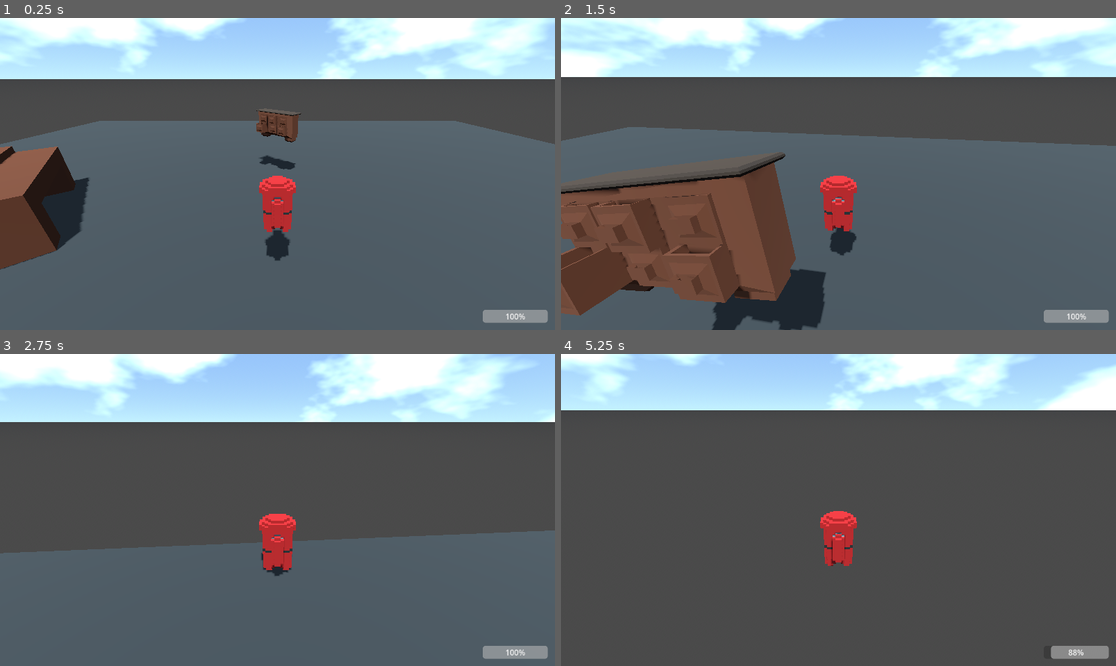
Above: before the commit, frames 1-4 (two rows, left to right).
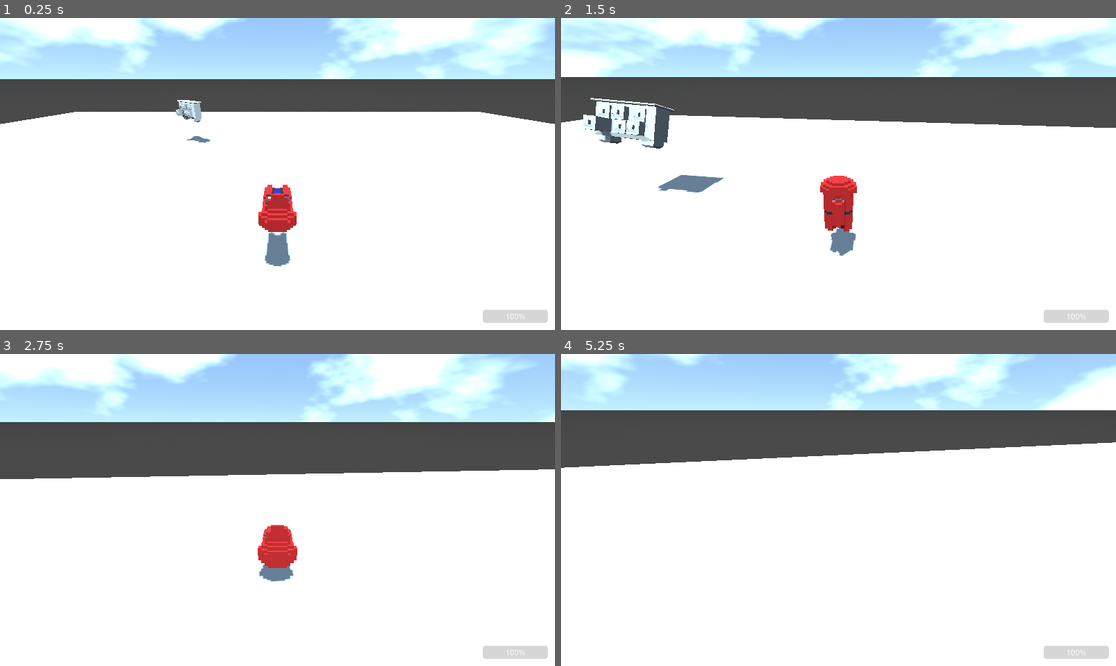
Above: after the commit, the same moments.

Repository: Notre-Github/damogus-the-great-return
Game: Godot game, scene res://Scenes/main.tscn
Same seed, same stepped clock (60 frames per second), same inputs: the game is played once before the commit and once after it.
Inputs (mouse positions are in pixels of both pictures, inside the frame that each line leads up to):
- Up to frame 1 (0.25 s): no input
- Up to frame 2 (1.5 s): move the mouse to (866, 174) at 0.52 s; hold W (move_forward) from 0.53 s (still down); tap Ctrl (roll, bound only after the commit) at 0.6, 1.35 s; tap Space (jump) at 0.77 s; move the mouse to (810, 174) at 1.27 s
- Up to frame 3 (2.75 s): keep holding W (move_forward); tap Space (jump) at 1.52 s; move the mouse to (288, 503) at 2.02 s; tap Ctrl (roll, bound only after the commit) at 2.1 s
- Up to frame 4 (5.25 s): move the mouse to (832, 516) at 2.77 s; tap Ctrl (roll, bound only after the commit) at 2.85, 3.6, 4.35 s; tap Space (jump) at 3.02, 3.77, 4.52 s; move the mouse to (877, 513) at 3.52 s; tap Escape (ui_cancel) at 4.15 s; move the mouse to (672, 463) at 4.27 s; release W (move_forward) at 4.28 s; hold A (move_left) 4.28-5 s; click "Resume" at 5 s

The runs differ from the first frame. In frame 1, 69% of the frame differs, in the area x 0-100%, y 26-100%; in frame 2, 66%; in frame 3, 61%; in frame 4, 68%.

Commit message:
roll added, en mode dark souls ou bien

Diff:
--- a/Scenes/Player.tscn
+++ b/Scenes/Player.tscn
@@ -63,8 +63,7 @@
 mesh = ExtResource("2_dgyav")
 
 [node name="GPUParticles3D" type="GPUParticles3D" parent="MeshInstance3D"]
-transform = Transform3D(1, 0, 0, 0, 1, 0, 0, 0, 1, -0.00407091, -0.792813, 0.605417)
-emitting = false
+transform = Transform3D(1, 0, 0, 0, 1, 0, 0, 0, 1, 0, -0.485464, 0.482185)
 amount = 100
 lifetime = 0.6
 visibility_aabb = AABB(-4, -3.15344, -4, 8, 8, 8)
--- a/Scenes/main.tscn
+++ b/Scenes/main.tscn
@@ -1,9 +1,8 @@
-[gd_scene load_steps=19 format=3 uid="uid://cnng0rv0punab"]
+[gd_scene load_steps=16 format=3 uid="uid://dsq5j3i0m4dfk"]
 
 [ext_resource type="PackedScene" uid="uid://bvqd1l4jpnjhi" path="res://Scenes/Player.tscn" id="1_cgk4e"]
-[ext_resource type="ArrayMesh" uid="uid://iku5a1nd4wl1" path="res://Models/Materials/Comode.obj" id="2_5fn4n"]
-[ext_resource type="Material" uid="uid://hdybqwmextni" path="res://Models/Materials/maron.tres" id="3_8pvix"]
-[ext_resource type="ArrayMesh" uid="uid://dtgg4a5brtio7" path="res://Models/Materials/Lit de Sus.obj" id="3_fkfee"]
+[ext_resource type="ArrayMesh" uid="uid://iku5a1nd4wl1" path="res://Models/Decorations/Comode.obj" id="2_nwttt"]
+[ext_resource type="ArrayMesh" uid="uid://dtgg4a5brtio7" path="res://Models/Decorations/Lit de Sus.obj" id="2_r5ntx"]
 
 [sub_resource type="Gradient" id="Gradient_6ng2r"]
 offsets = PackedFloat32Array(0.473684, 0.706767, 0.955801)
@@ -40,25 +39,19 @@
 fog_sky_affect = 0.992
 
 [sub_resource type="BoxShape3D" id="BoxShape3D_h5tr4"]
-size = Vector3(69, 0, 69)
+size = Vector3(100, 2, 100)
 
 [sub_resource type="PlaneMesh" id="PlaneMesh_51q8f"]
-size = Vector2(69, 69)
+size = Vector2(100, 100)
 
 [sub_resource type="StandardMaterial3D" id="StandardMaterial3D_7cydo"]
-albedo_color = Color(0.129412, 0.129412, 0.129412, 1)
+albedo_color = Color(0.588235, 0.588235, 0.588235, 1)
 
 [sub_resource type="PhysicsMaterial" id="PhysicsMaterial_6670c"]
 bounce = 1.0
 
-[sub_resource type="StandardMaterial3D" id="StandardMaterial3D_f1xa3"]
-albedo_color = Color(0.160784, 0.105882, 0.0666667, 1)
-
 [sub_resource type="BoxShape3D" id="BoxShape3D_rfadf"]
 size = Vector3(1.07222, 2.14136, 3.7161)
-
-[sub_resource type="BoxShape3D" id="BoxShape3D_j2f00"]
-size = Vector3(1, 0.659209, 0.721475)
 
 [sub_resource type="BoxShape3D" id="BoxShape3D_5k0no"]
 size = Vector3(8.58417, 3.11344, 14.35)
@@ -78,6 +71,7 @@
 [node name="StaticBody3D" type="StaticBody3D" parent="."]
 
 [node name="CollisionShape3D" type="CollisionShape3D" parent="StaticBody3D"]
+transform = Transform3D(1, 0, 0, 0, 1, 0, 0, 0, 1, 0, -1, 0)
 shape = SubResource("BoxShape3D_h5tr4")
 
 [node name="MeshInstance3D" type="MeshInstance3D" parent="StaticBody3D"]
@@ -89,37 +83,22 @@
 collision_layer = 2
 
 [node name="RigidBody3D" type="RigidBody3D" parent="."]
-transform = Transform3D(0.979938, 0, 1.10777, 0, 1.479, 0, -1.10777, 0, 0.979938, 0, 5.39555, -10.7572)
+transform = Transform3D(0.979938, 0, 1.10777, 0, 1.479, 0, -1.10777, 0, 0.979938, -10.4469, 5.39555, -22.7199)
 physics_material_override = SubResource("PhysicsMaterial_6670c")
 
 [node name="MeshInstance3D" type="MeshInstance3D" parent="RigidBody3D"]
-transform = Transform3D(1, 0, 0, 0, 1, 0, 0, 0, 1, 0, -1.12874, 0)
-mesh = ExtResource("2_5fn4n")
-surface_material_override/0 = ExtResource("3_8pvix")
-surface_material_override/1 = ExtResource("3_8pvix")
-surface_material_override/2 = ExtResource("3_8pvix")
-surface_material_override/3 = ExtResource("3_8pvix")
-surface_material_override/4 = ExtResource("3_8pvix")
-surface_material_override/5 = ExtResource("3_8pvix")
-surface_material_override/6 = ExtResource("3_8pvix")
-surface_material_override/7 = ExtResource("3_8pvix")
-surface_material_override/8 = ExtResource("3_8pvix")
-surface_material_override/9 = SubResource("StandardMaterial3D_f1xa3")
+transform = Transform3D(1, 0, 0, 0, 1, 0, 0, 0, 1, 0, -1.14648, 0)
+mesh = ExtResource("2_nwttt")
 
 [node name="CollisionShape3D" type="CollisionShape3D" parent="RigidBody3D"]
 shape = SubResource("BoxShape3D_rfadf")
 
-[node name="CollisionShape3D2" type="CollisionShape3D" parent="RigidBody3D"]
-transform = Transform3D(1, 0, 0, 0, 1, 0, 0, 0, 1, -0.678832, -0.222353, -0.973742)
-shape = SubResource("BoxShape3D_j2f00")
-
 [node name="RigidBody3D2" type="RigidBody3D" parent="."]
-transform = Transform3D(-0.214081, 0, 0.279419, 0, 0.352002, 0, -0.279419, 0, -0.214081, -11.7771, 1.67422, -1.49451)
+transform = Transform3D(-0.214081, 0, 0.279419, 0, 0.352002, 0, -0.279419, 0, -0.214081, -22.545, 1.67422, 18.5213)
 
 [node name="MeshInstance3D" type="MeshInstance3D" parent="RigidBody3D2"]
 transform = Transform3D(1, 0, 5.96046e-08, 0, 1, 0, -5.96046e-08, 0, 1, -0.0971832, -1.12874, -0.116045)
-mesh = ExtResource("3_fkfee")
-surface_material_override/0 = ExtResource("3_8pvix")
+mesh = ExtResource("2_r5ntx")
 
 [node name="CollisionShape3D" type="CollisionShape3D" parent="RigidBody3D2"]
 transform = Transform3D(1, 0, 5.96046e-08, 0, 1, 0, -5.96046e-08, 0, 1, 3.19481, 0.385798, -6.12113)
--- a/Scripts/Player.gd
+++ b/Scripts/Player.gd
@@ -1,8 +1,12 @@
 extends CharacterBody3D
 
-const SPEED = 15.0
+const SPEED = 12
 const JUMP_VELOCITY = 20
 const JETPACK_VELOCITY = 1.1
+const ROLL_SPEED = 14
+var roll_time = 0.66
+var rolling = true
+var roll_direction = 0
 
 var jetpack_fuel = 7
 var jetpack_enable = false
@@ -28,6 +32,10 @@
 		jetpack_fuel = 7
 		jetpack_enable = false
 
+
+	var input_dir = Input.get_vector("move_left", "move_right", "move_forward", "move_back") #vecteur à partir des controles
+	var direction = (transform.basis * Vector3(input_dir.x, 0, input_dir.y))
+
 	if Input.is_action_just_pressed("jump") and is_on_floor(): # gestion du saut
 		velocity.y = JUMP_VELOCITY
 	elif Input.is_action_just_pressed("jump") and !is_on_floor(): # si on appuie une deuxième fois sur espace
@@ -40,18 +48,30 @@
 
 	_uiFuelBar.value = jetpack_fuel # pour l'UI
 
-	var input_dir = Input.get_vector("move_left", "move_right", "move_forward", "move_back") #vecteur à partir des controles
-	var direction = (transform.basis * Vector3(input_dir.x, 0, input_dir.y))
-
 	direction = direction.rotated(Vector3.UP, _spring_arm.rotation.y) # on rotate suivant l'angle de la camera
 
-	if direction:
+	if direction and !rolling:
 		velocity.x = direction.x * SPEED
 		velocity.z = direction.z * SPEED
 	else:
 		velocity.x = move_toward(velocity.x, 0, SPEED)
 		velocity.z = move_toward(velocity.z, 0, SPEED)
 
+	if Input.is_action_just_pressed("roll") and !rolling and is_on_floor(): #déclencheur de la roulade
+		if direction: # gestion de l'angle de la roulade selon l'angle de la cam
+			roll_direction = _spring_arm.rotation.y
+		else: # si pas de direction du stick, on prends l'angle du personnage
+			roll_direction = _mesh.rotation.y
+		rolling = true
+
+	if rolling: # la roulade
+		roll_time -= delta
+		_mesh.rotation.x = roll_time * (1/0.25) # pour faire spin le perso, c'est pepega
+		velocity = Vector3(velocity.x, velocity.y, -ROLL_SPEED).rotated(Vector3.UP, roll_direction) # on donne de la vitesse dans la direction de la 1ere frame de la roulade
+		if roll_time < 0:
+			rolling = false
+			roll_time = 1
+			_mesh.rotation.x = 0
 
 func _process(delta):
 	move_and_slide() # deprecated : pour le jitter (non kakoh on est pas en pvp pot)
--- a/Scripts/pause_menu.gd
+++ b/Scripts/pause_menu.gd
@@ -6,7 +6,6 @@
 @onready var optionButton: Button = $CenterContainer/PauseMenu/MarginContainer/VBoxContainer/OptionButton
 @onready var quitButton: Button = $CenterContainer/PauseMenu/MarginContainer/VBoxContainer/QuitButton
 
-@onready var fullscreen: Button = $OptionCenterContainer/OptionMenu/MarginContainer/VBoxContainer/HBoxContainer/Fullscreen
 @onready var backButton: Button = $OptionCenterContainer/OptionMenu/MarginContainer/VBoxContainer/BackButton
 
 @onready var textSens: Label = $OptionCenterContainer/OptionMenu/MarginContainer/VBoxContainer/HBoxContainer/VBoxContainer/HBoxContainer/Sens
@@ -20,6 +19,7 @@
 	optionButton.pressed.connect(optionOpen)
 	backButton.pressed.connect(optionClose)
 	quitButton.pressed.connect(get_tree().quit)
+	DisplayServer.window_set_mode(DisplayServer.WINDOW_MODE_FULLSCREEN)
 
 
 func unpause():
--- a/project.godot
+++ b/project.godot
@@ -21,6 +21,12 @@
 
 [input]
 
+roll={
+"deadzone": 0.5,
+"events": [Object(InputEventKey,"resource_local_to_scene":false,"resource_name":"","device":-1,"window_id":0,"alt_pressed":false,"shift_pressed":false,"ctrl_pressed":false,"meta_pressed":false,"pressed":false,"keycode":0,"physical_keycode":4194326,"key_label":0,"unicode":0,"echo":false,"script":null)
+, Object(InputEventJoypadButton,"resource_local_to_scene":false,"resource_name":"","device":-1,"button_index":1,"pressure":0.0,"pressed":true,"script":null)
+]
+}
 move_left={
 "deadzone": 0.5,
 "events": [Object(InputEventJoypadMotion,"resource_local_to_scene":false,"resource_name":"","device":-1,"axis":0,"axis_value":-1.0,"script":null)
Renamed: Models/Materials/Comode.obj -> Models/Decorations/Comode.obj
Not shown, added: Models/Decorations/Comode.obj.import
Renamed: Models/Materials/Lit de Sus.obj -> Models/Decorations/Lit de Sus.obj
Not shown, added: Models/Decorations/Lit de Sus.obj.import
Not shown, removed: Models/Materials/Comode.obj.import
Not shown, removed: Models/Materials/Lit de Sus.obj.import
